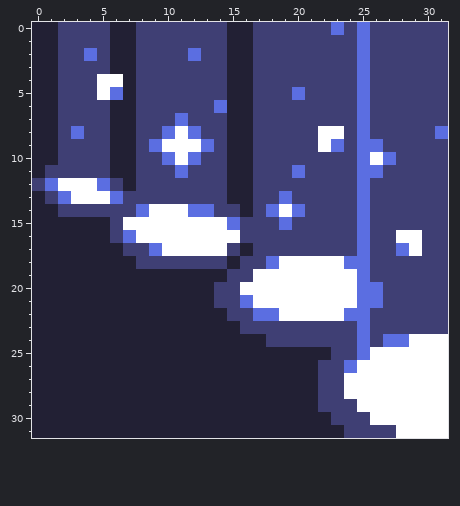
Two states of a pixel-art sprite, assets/power_cold_feet.png. This is how it looked before the edit.
The file is 32x32 pixels.
After the commit:
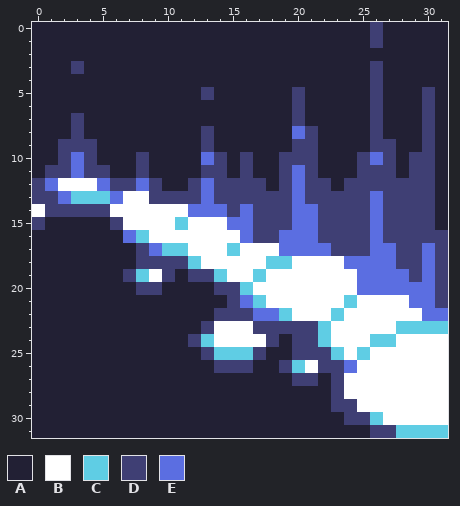
Palette (. is transparent): A #222034  B #ffffff  C #5fcde4  D #3f3f74  E #5b6ee1
The edit:
Changed rows in their new state; - is an unchanged pixel.
first column x 0:
 0 --AAAA--AAAAAAA--AAAAAAAAA-AAAAA
 1 --AAAA--AAAAAAA--AAAAAAAAA-AAAAA
 2 --AAAA--AAAAAAA--AAAAAAAAAAAAAAA
 3 --A-AA--AAAAAAA--AAAAAAAAA-AAAAA
 4 --AAAAA-AAAAAAA--AAAAAAAAA-AAAAA
 5 --AAAAA-AAAAA-A--AAADAAAAA-AAA-A
 6 --AAAA--AAAAAAA--AAA-AAAAA-AAA-A
 7 --A-AA--AAAAAAA--AAA-AAAAA-AAA-A
 8 --ADAA--AAAAA-A--AAAE-AAAA-AAA-A
 9 -----A--AAAAADA--AAA--AAAAD-AA-A
10 ---E-A---AAAAE--DAA---AAADEDA--A
11 ---E-----AAAA---DAA---AAADD-A--A
12 -------DE-AA-E-DD-A-E--A-D-----A
13 D--CCC-BB----E-DD--DE----DE----A
14 BD----BBB-----E-E-DD-E---DE----A
15 D----------C----E--DEE---DE----A
16 ------A-C-------E--EEE---DE-DD--
17 -------A--CC---CBBBEEEE--DEEDDE-
18 ------------CBBBBBCC------EE--E-
19 -------DCBD-DDCBBC--------EEE-E-
20 --------DD------C----------EEEE-
21 --------------A--C------CBBBBEE-
22 --------------D----C---CBBBBBBEE
23 -------------DBBB-----CBBBBBCCCC
24 ------------DCBBBB-A--CBBBCCB---
25 -------------DCCCD--DDDCBC------
26 --------------DDD--DCB----------
27 --------------------DDA---------
28 ----------------------A---------
29 ----------------------A---------
30 -----------------------A--C-----
31 ------------------------AA--CCCC
Where, in picture pixels (left, top, right, bottom), the same in both pictures:
changed: (32, 22, 448, 438)
